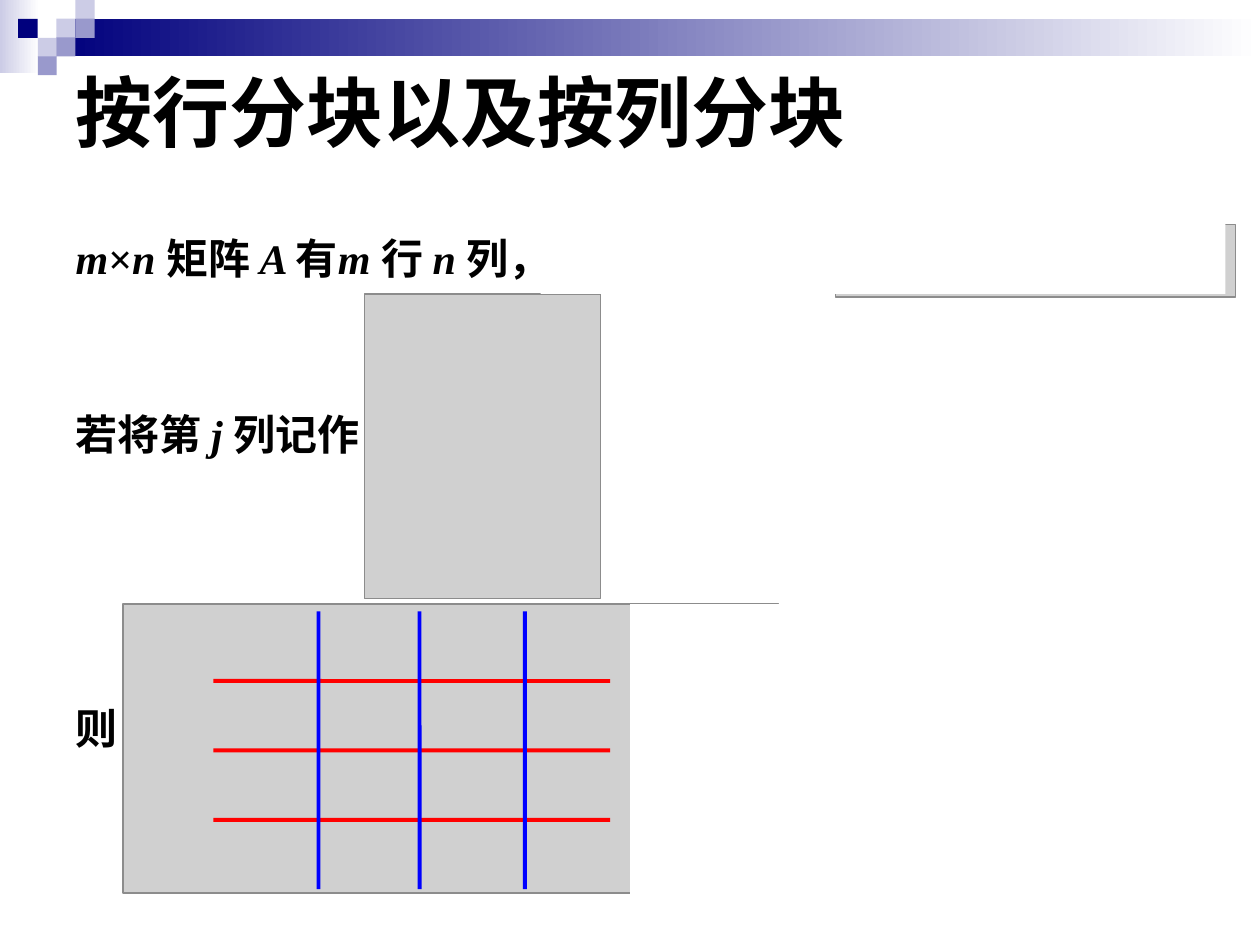
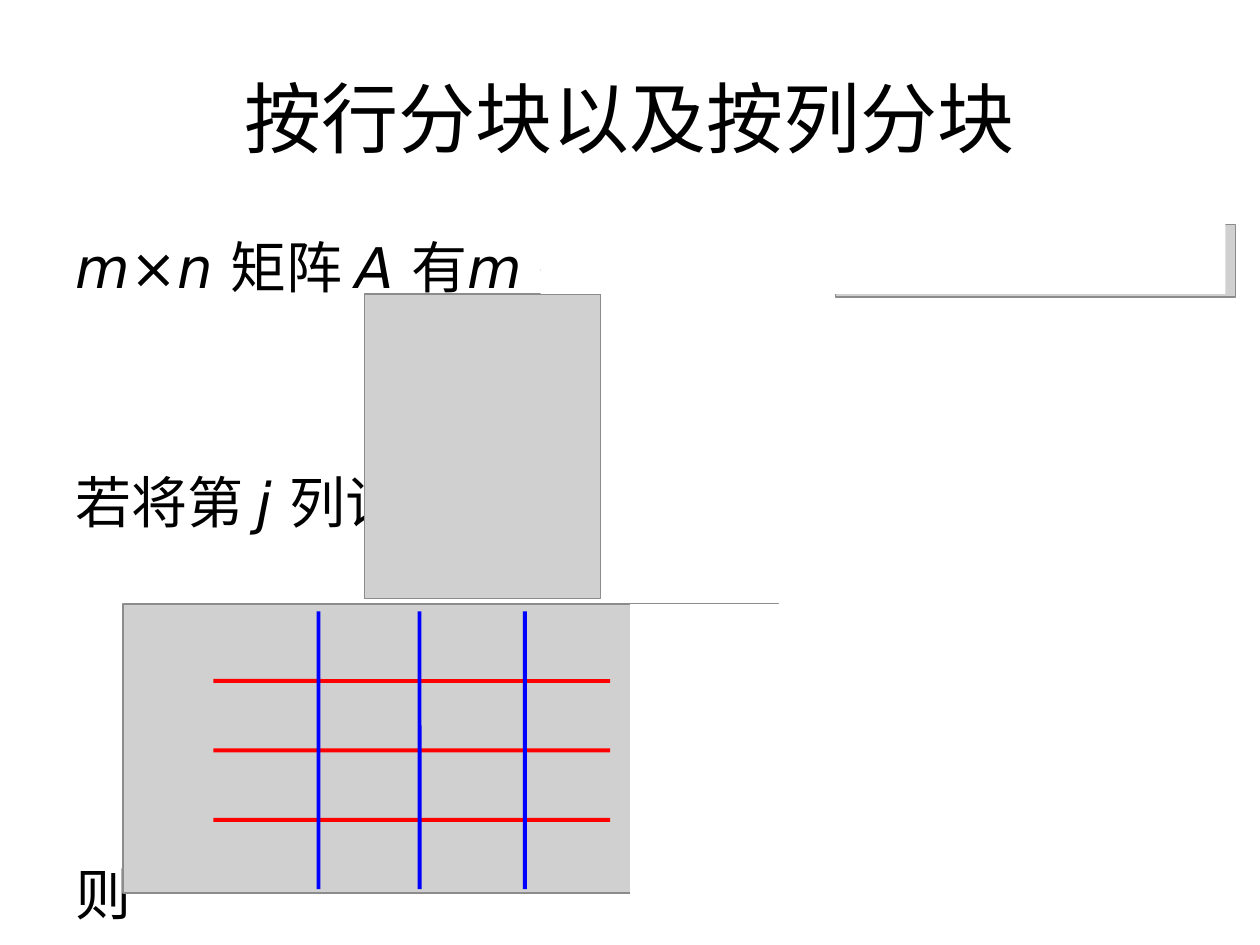
Before and after one commit to zhangbiaomath/zhangbiaomath.github.io, a slide deck: slide 50 of teaching/gaodai/ch4/高等代数第4章-矩阵.pptx. Drawn at 1260x945 pixels with LibreOffice and Linux fonts; fonts in the diff are those of the drawing; grey boxes stand for pictures. Boxes give left, top, right and bottom in pixels: in the first picture for what was removed or moved away, otherwise in the second. Text is boxed around its words. In the diff, an @@ line names an element or a change of style, - is before the commit and + after.

```diff
--- a/teaching/gaodai/ch4/高等代数第4章-矩阵.pptx
+++ b/teaching/gaodai/ch4/高等代数第4章-矩阵.pptx
@@ group removed at (x1=0, y1=0, x2=1260, y2=76): 9 rectangles @@
@@ title "按行分块以及按列分块" moved from (x1=76, y1=75, x2=846, y2=149) to (x1=245, y1=82, x2=1015, y2=154) @@
@@ title "按行分块以及按列分块" at (x1=245, y1=82, x2=1015, y2=154): font Times New Roman to DejaVu Sans, bold off; alignment left to centre @@
@@ text "m×n 矩阵 A 有m 行 ..." at (x1=76, y1=241, x2=1156, y2=538): size 24 to 32 pt, font Times New Roman to DejaVu Sans, bold off; more space between paragraphs @@
```
Also in this commit, not shown: 4 other slides changed, 1 other file.
